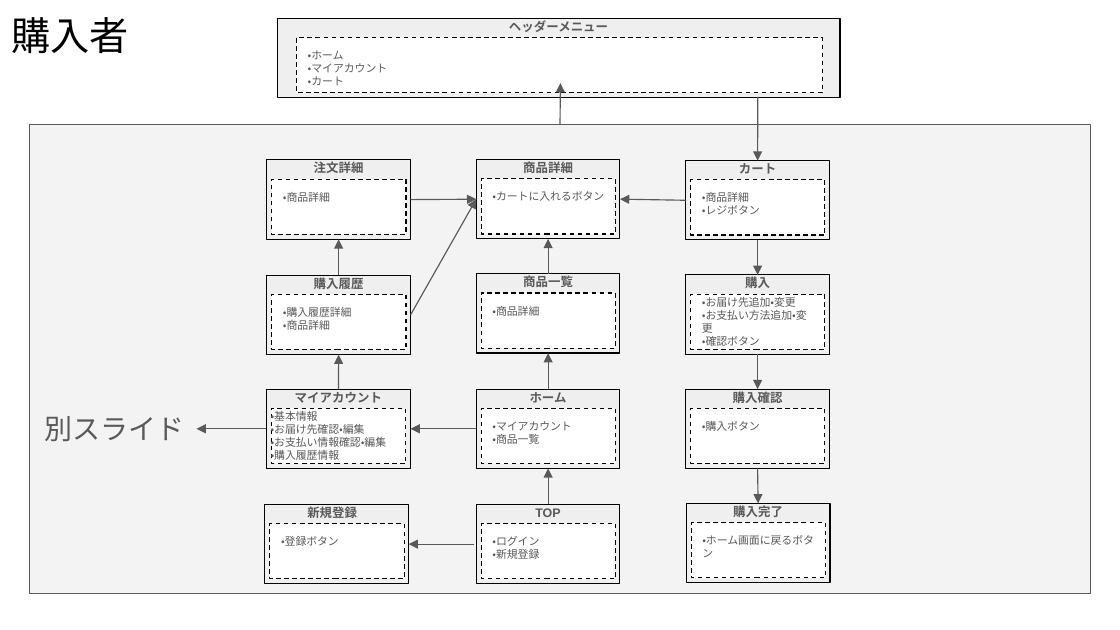
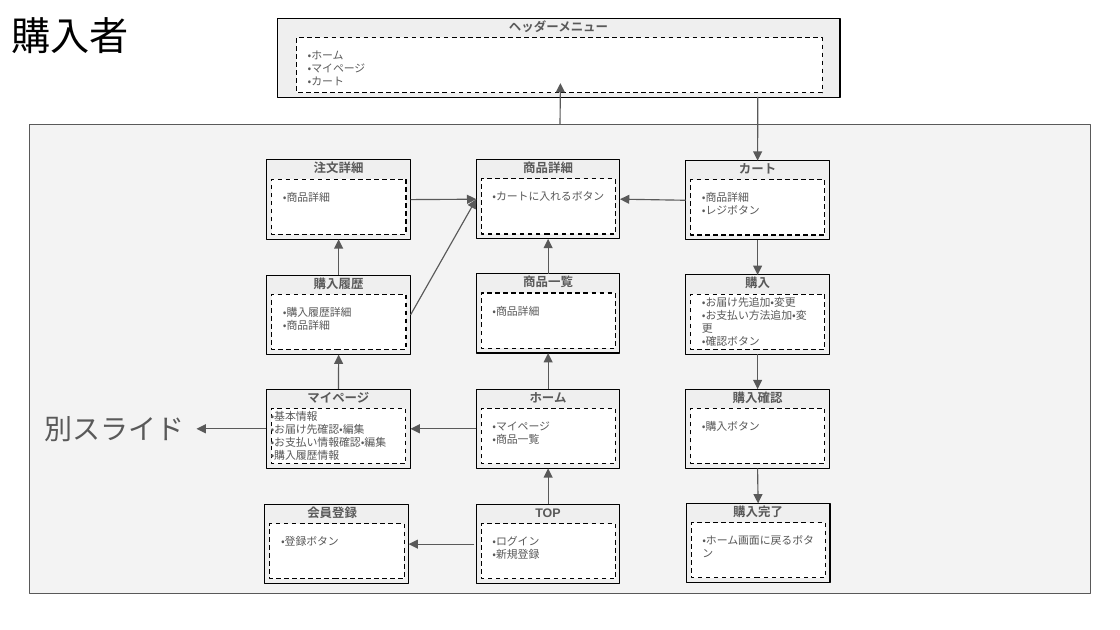
Before and after one commit to LycorisR/EC_docs, a slide deck: slide 1 of 画面遷移図.pptx. Drawn at 1120x630 pixels with LibreOffice and Linux fonts; fonts in the diff are those of the drawing. Boxes give left, top, right and bottom in pixels: in the first picture for what was removed or moved away, otherwise in the second. Text is boxed around its words. In the diff, an @@ line names an element or a change of style, - is before the commit and + after.

```diff
--- a/画面遷移図.pptx
+++ b/画面遷移図.pptx
@@ text at bbox=[308, 63, 366, 73]: text changed @@
-・マイアカウント
+・マイページ
@@ text at bbox=[307, 389, 369, 403]: text changed @@
-マイアカウント
+マイページ
@@ text at bbox=[492, 421, 550, 431]: text changed @@
-・マイアカウント
+・マイページ
@@ text at bbox=[307, 504, 357, 521]: text changed @@
-新規登録
+会員登録
```
Also in this commit, not shown: 2 other slides changed, 31 other files.
